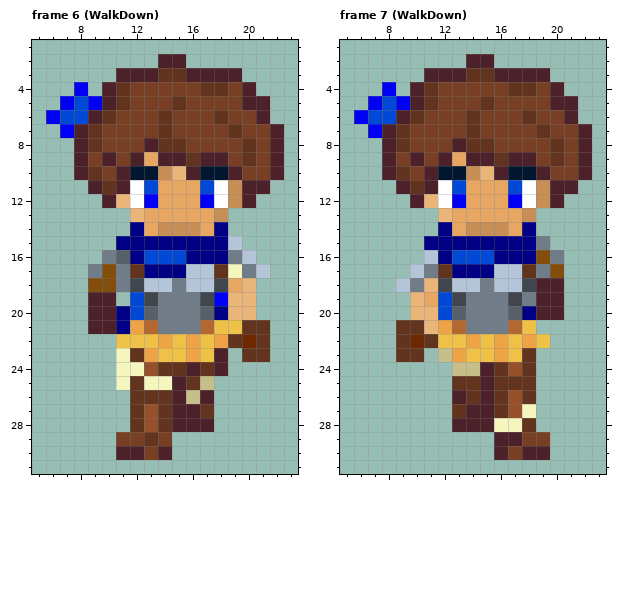
A pixel-art file gets an edit: sprites/player/Chica.aseprite. Above: the version before the commit.
32x32 pixels, 12 frames. Shown: frame 6 (WalkDown): x 5..23, y 1..31; frame 7 (WalkDown): x 5..23, y 1..31.
New version:
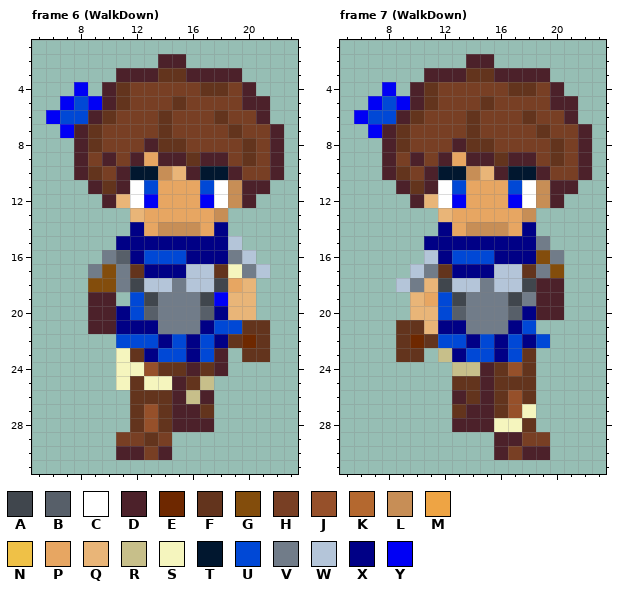
Palette (. is transparent): A #40464d  B #575f69  C #ffffff  D #4c212a  E #6e2800  F #63341d  G #834d0c  H #783f24  J #96502a  K #b4682f  L #c78e56  M #eea444  N #efc147  P #e7a662  Q #e9b578  R #c7bf8a  S #f5f5be  T #01172f  U #0048d6  V #717c89  W #b4c5d9  X #000086  Y #0000f5
Edits made:
--- frame 6 (WalkDown), layer "Base/Hair"
@@ x 9..21 @@
 20 DDXUBVVVBXQQ.
-21 DDXMKVVVKNNFF
-22 ..NNNMNMNMFEF
-23 ..SFMNNMND.FF
+21 DDXXXVVVXUUFF
+22 ..UUUXUXUXFEF
+23 ..SFXUUXUD.FF
 24 ..SSJFFDFD...
--- frame 7 (WalkDown), layer "Base/Hair"
@@ x 10..21 @@
 20 QQUBVVVBXDD.
-21 FQMKVVVKN...
-22 EFNNMNMNMN..
-23 F.RMNNMNF...
+21 FQXXVVVXU...
+22 EFUUXUXUXU..
+23 F.RXUUXUF...
 24 ...RRDFJF...
